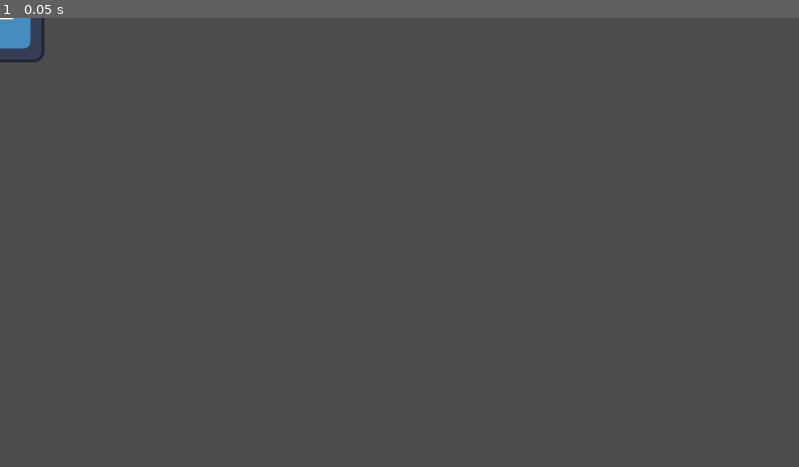
Above: before the commit, frame 1.
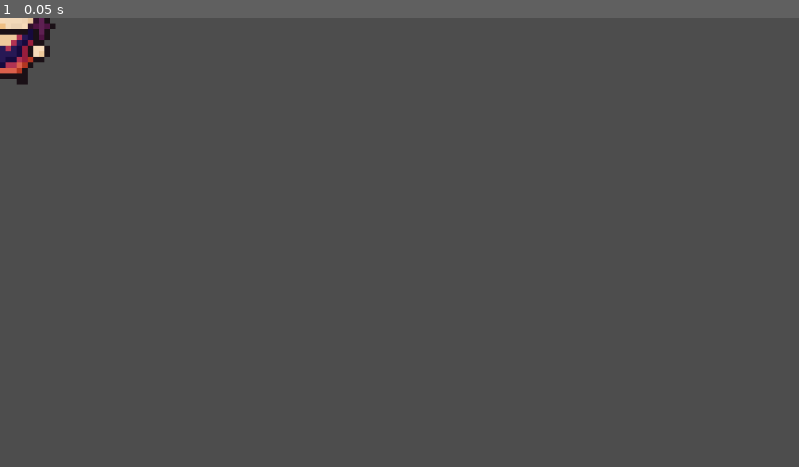
Above: after the commit, the same moment.

Repository: SantiagoBoscan07/Project-Transmutation
Game: Godot game, scene res://Scenes/player.tscn
Same seed, same stepped clock (60 frames per second), same inputs: the game is played once before the commit and once after it. The project has no main scene, so this scene is started directly. The engine's default icon, where the game draws it, is replaced by a stand-in: a white triangle on a blue panel in a dark square.
Inputs:
- Up to frame 1 (0.05 s): no input

The runs differ from the first frame. In frame 1, 0.8% of the frame differs, in the area x 0-8%, y 0-15%.

Commit message:
player script and dummy

Diff:
--- a/Scenes/player.tscn
+++ b/Scenes/player.tscn
@@ -1,8 +1,10 @@
-[gd_scene load_steps=2 format=3 uid="uid://c18joa412x5n3"]
+[gd_scene load_steps=3 format=3 uid="uid://c18joa412x5n3"]
 
-[ext_resource type="Texture2D" uid="uid://ddjnjwfwksdvn" path="res://icon.svg" id="1_d7t86"]
+[ext_resource type="Script" path="res://Scripts/player.gd" id="1_1aa2o"]
+[ext_resource type="Texture2D" uid="uid://si7wwdawdxk8" path="res://Sprites/testdummy.png" id="1_4a6li"]
 
 [node name="Player" type="Node2D"]
+script = ExtResource("1_1aa2o")
 
 [node name="Sprite2D" type="Sprite2D" parent="."]
-texture = ExtResource("1_d7t86")
+texture = ExtResource("1_4a6li")
--- /dev/null
+++ b/Scripts/player.gd
@@ -0,0 +1,11 @@
+extends Node2D
+
+
+# Called when the node enters the scene tree for the first time.
+func _ready():
+	pass # Replace with function body.
+
+
+# Called every frame. 'delta' is the elapsed time since the previous frame.
+func _process(delta):
+	pass
Binary file added: Sprites/testdummy.png
Not shown, added: Sprites/testdummy.png.import
